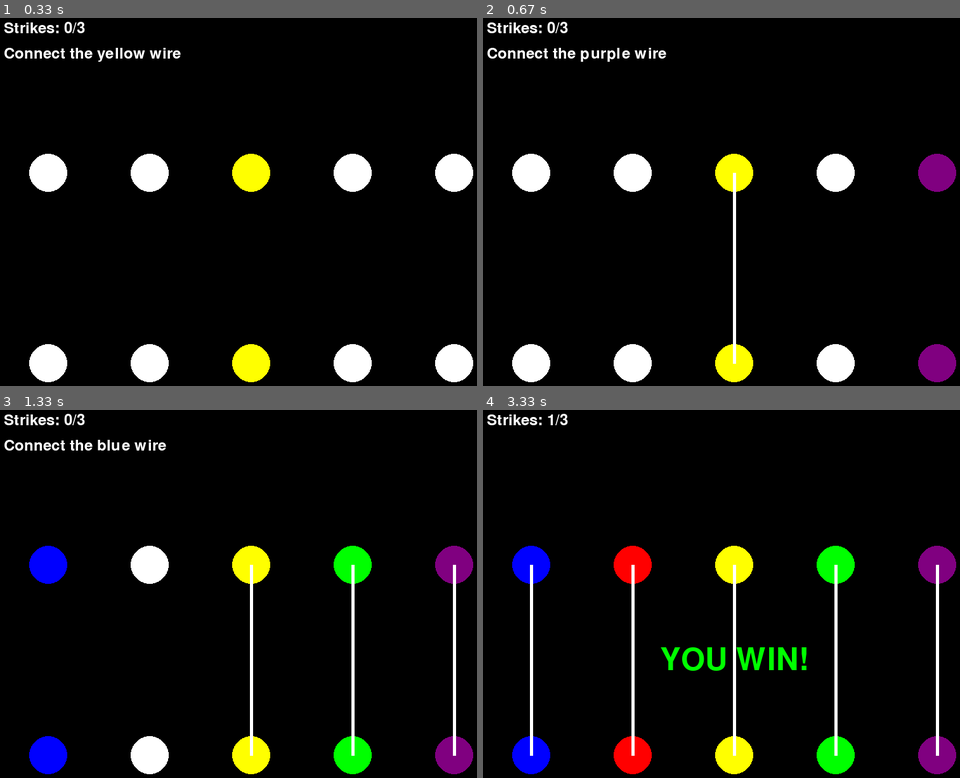
Above: before the commit, frames 1-4 (two rows, left to right).
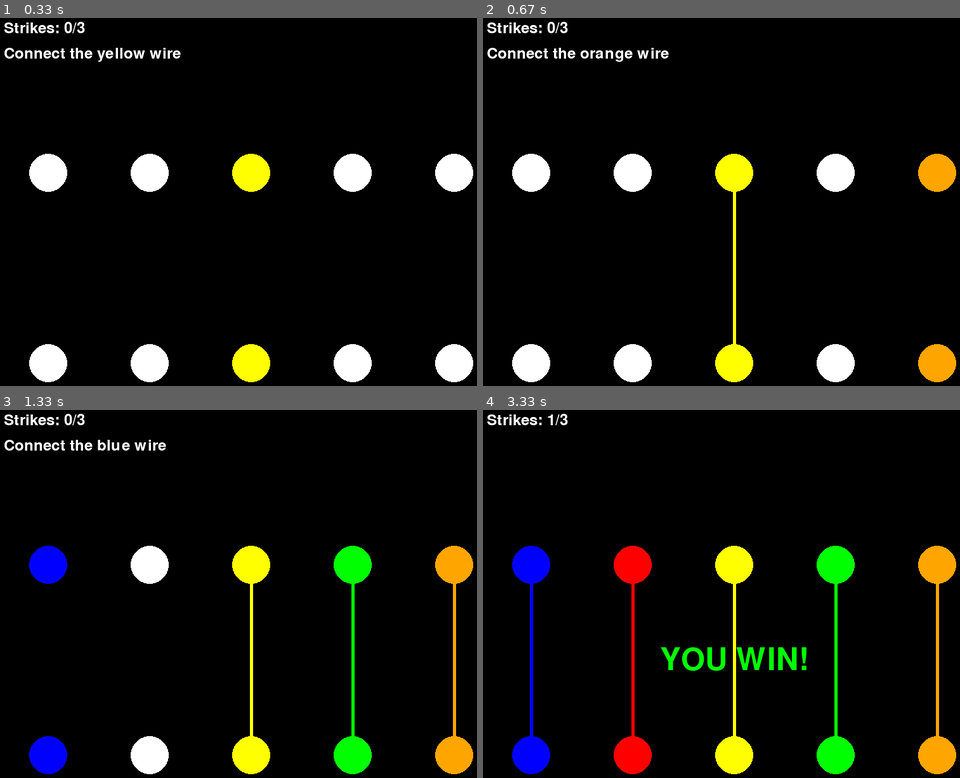
Above: after the commit, the same moments.

Repository: charles-kahlenberg/Bomb-defusal
Game: pygame game, started from Wires GUI.py
Same seed, same stepped clock (60 frames per second), same inputs: the game is played once before the commit and once after it.
Inputs:
- Up to frame 1 (0.33 s): no input
- Up to frame 2 (0.67 s): tap 3 at 0.33 s
- Up to frame 3 (1.33 s): tap 5 at 0.67 s; tap 4 at 1 s
- Up to frame 4 (3.33 s): tap 1 at 1.83 s; tap 4 at 2.17 s; tap 2 at 3 s

Frame 1 is identical in both runs. In frame 2, 1.9% of the frame differs, in the area x 20-100%, y 8-99%; in frame 3, 2.2%; in frame 4, 2.9%, in the area x 9-100%, y 36-99%.

Commit message:
Update Wires GUI.py

Diff:
--- a/Wires GUI.py
+++ b/Wires GUI.py
@@ -110,7 +110,7 @@
         self.expected_key = expected_key
 
     def draw(self, screen):
-        draw.line(screen, (255, 255, 255), self.start_position, self.end_position, 5)
+        draw.line(screen, (255, 0, 0), self.start_position, self.end_position, 5)
 
     def check_attached(self, pressed_key):
         return pressed_key == self.expected_key
@@ -125,7 +125,7 @@
     It inherits from the `WiresGUI` class.
 
     :ivar expected_key: The key that is expected to be pressed for this
-        wire to register correctly.
+    wire to register correctly.
     :type expected_key: int
     :ivar start_position: The starting position of the wire on the screen.
     :type start_position: tuple[int, int]
@@ -144,7 +144,7 @@
         self.expected_key = expected_key
 
     def draw(self, screen):
-        draw.line(screen, (255, 255, 255), self.start_position, self.end_position, 5)
+        draw.line(screen, (0, 0, 255), self.start_position, self.end_position, 5)
 
     def check_attached(self, pressed_key):
         return pressed_key == self.expected_key
@@ -159,7 +159,7 @@
     draw the wire and check if a specific key is attached to it.
 
     :ivar expected_key: The key that is expected to be pressed to attach to
-        this wire.
+    this wire.
     :type expected_key: int
     """
 
@@ -174,7 +174,7 @@
         self.expected_key = expected_key
 
     def draw(self, screen):
-        draw.line(screen, (255, 255, 255), self.start_position, self.end_position, 5)
+        draw.line(screen, (255, 255, 0), self.start_position, self.end_position, 5)
 
     def check_attached(self, pressed_key):
         return pressed_key == self.expected_key
@@ -202,22 +202,22 @@
         self.expected_key = expected_key
 
     def draw(self, screen):
-        draw.line(screen, (255, 255, 255), self.start_position, self.end_position, 5)
+        draw.line(screen, (0, 255, 0), self.start_position, self.end_position, 5)
 
     def check_attached(self, pressed_key):
         return pressed_key == self.expected_key
 
 
-class PurpleWire(WiresGUI):
-    """
-    Represents a purple wire in the GUI.
+class OrangeWire(WiresGUI):
+    """
+    Represents an orange wire in the GUI.
 
     :ivar expected_key: The key expected to be associated with this wire.
     :type expected_key: int
     """
 
     def __init__(self, end_position, start_position):
-        super().__init__("purple", end_position, start_position)
+        super().__init__("orange", end_position, start_position)
         self.expected_key = K_9
 
     def get_expected_key(self):
@@ -227,7 +227,7 @@
         self.expected_key = expected_key
 
     def draw(self, screen):
-        draw.line(screen, (255, 255, 255), self.start_position, self.end_position, 5)
+        draw.line(screen, (255, 165, 0), self.start_position, self.end_position, 5)
 
     def check_attached(self, pressed_key):
         return pressed_key == self.expected_key
@@ -244,7 +244,7 @@
     blue = (0, 0, 255)
     yellow = (255, 255, 0)
     green = (0, 255, 0)
-    purple = (128, 0, 128)
+    orange = (255, 165, 0)
 
     # Variables
     circle_radius = 30
@@ -276,7 +276,7 @@
             "blue": blue,
             "yellow": yellow,
             "green": green,
-            "purple": purple,
+            "orange": orange,
         },
         "circle_radius": circle_radius,
         "points": {
@@ -394,17 +394,17 @@
     red_wire = RedWire(points["circle7"], points["circle2"])
     yellow_wire = YellowWire(points["circle8"], points["circle3"])
     green_wire = GreenWire(points["circle9"], points["circle4"])
-    purple_wire = PurpleWire(points["circle10"], points["circle5"])
+    orange_wire = OrangeWire(points["circle10"], points["circle5"])
 
     connected = {
         "red": False,
         "blue": False,
         "yellow": False,
         "green": False,
-        "purple": False,
+        "orange": False,
     }
 
-    wire_order = [blue_wire, red_wire, yellow_wire, green_wire, purple_wire]
+    wire_order = [blue_wire, red_wire, yellow_wire, green_wire, orange_wire]
     current_target_wire = random.choice(wire_order)
 
     key_to_wire_index = {
@@ -462,7 +462,7 @@
             ("circle2", red_wire),
             ("circle3", yellow_wire),
             ("circle4", green_wire),
-            ("circle5", purple_wire),
+            ("circle5", orange_wire),
         ]:
             if connected[wire.color] or wire == current_target_wire:
                 color_name = wire.color
@@ -478,7 +478,7 @@
             ("circle7", red_wire),
             ("circle8", yellow_wire),
             ("circle9", green_wire),
-            ("circle10", purple_wire),
+            ("circle10", orange_wire),
         ]:
             if connected[wire.color] or wire == current_target_wire:
                 color_name = wire.color
@@ -497,8 +497,8 @@
             yellow_wire.draw(screen)
         if connected["green"]:
             green_wire.draw(screen)
-        if connected["purple"]:
-            purple_wire.draw(screen)
+        if connected["orange"]:
+            orange_wire.draw(screen)
 
         # Strike counter
         strike_text = font.render(f"Strikes: {strike_count}/3", True, colors["white"])
